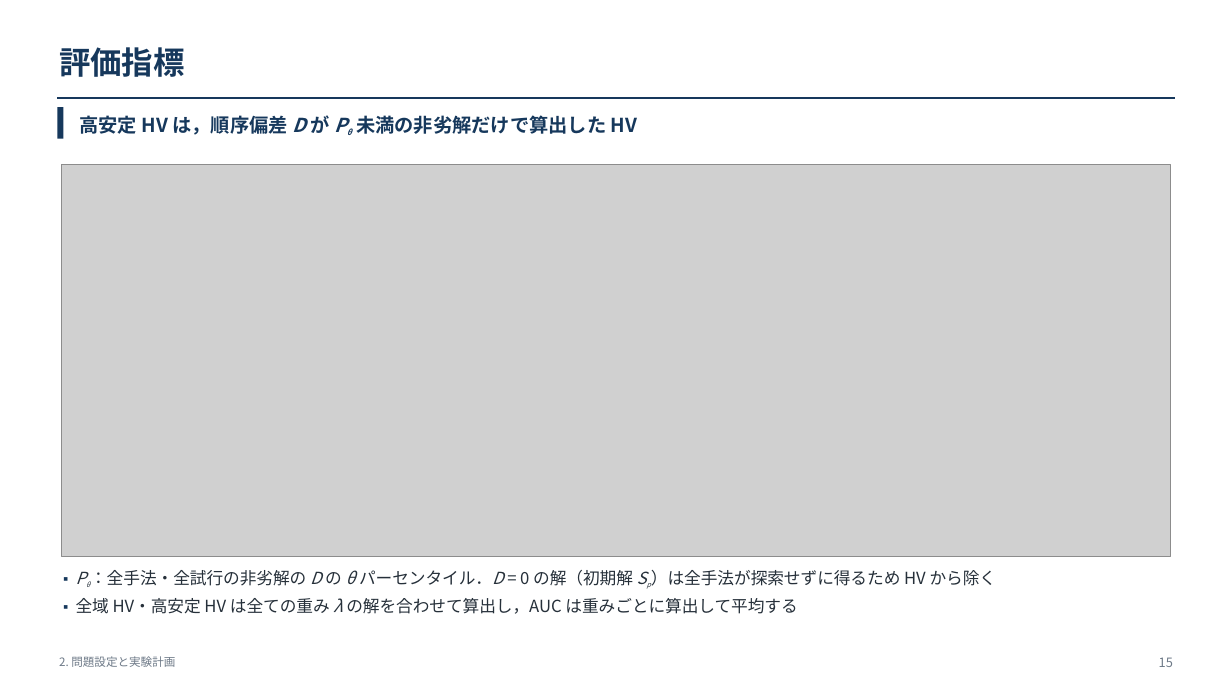
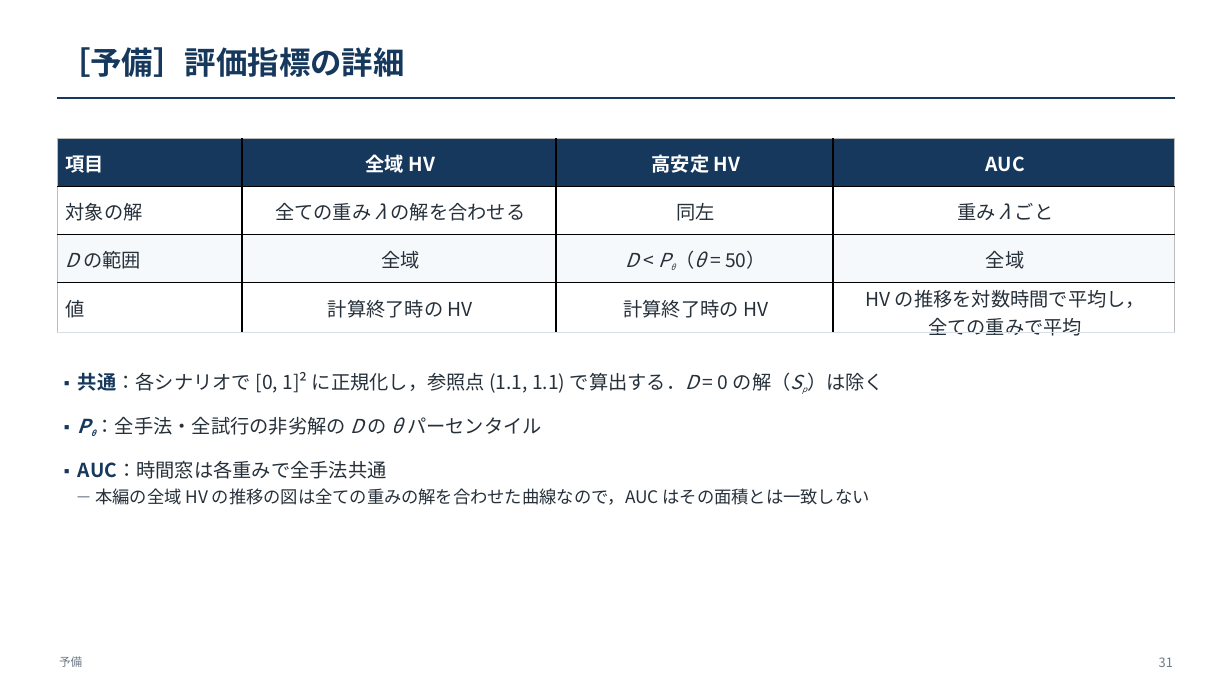
Before and after one commit to kitotakumi/stability_scheduling, a slide deck: slide 31 of doc/presentation_materials/JIMA2026fall_発表.pptx (slide 15 before the commit). Drawn at 1232x693 pixels with LibreOffice and Linux fonts; fonts in the diff are those of the drawing; grey boxes stand for pictures. Boxes give left, top, right and bottom in pixels: in the first picture for what was removed or moved away, otherwise in the second. Text is boxed around its words. In the diff, an @@ line names an element or a change of style, - is before the commit and + after.

```diff
--- a/doc/presentation_materials/JIMA2026fall_発表.pptx
+++ b/doc/presentation_materials/JIMA2026fall_発表.pptx
@@ text at [59,47,405,77]: text changed @@
-評価指標
+［予備］評価指標の詳細
@@ rectangle removed at [57,107,64,139] @@
@@ text removed at [79,115,637,135] @@
-高安定 HV は，順序偏差 D が Pθ 未満の非劣解だけで算出した HV
@@ table added at [57,139,1176,340], 4 rows, 4 columns @@
+項目 | 全域 HV | 高安定 HV | AUC
+対象の解 | 全ての重み λ の解を合わせる | 同左 | 重み λ ごと
+D の範囲 | 全域 | D < Pθ（θ = 50） | 全域
+値 | 計算終了時の HV | 計算終了時の HV | HV の推移を対数時間で平均し， / 全ての重みで平均
@@ picture removed at [62,165,1170,557] @@
@@ text added at [78,372,884,505], 15 pt, text #26303A @@
+▪ 共通：各シナリオで [0, 1]² に正規化し，参照点 (1.1, 1.1) で算出する．D = 0 の解（Sp）は除く
+▪ Pθ：全手法・全試行の非劣解の D の θ パーセンタイル
+▪ AUC：時間窓は各重みで全手法共通
+－ 本編の全域 HV の推移の図は全ての重みの解を合わせた曲線なので，AUC はその面積とは一致しない
@@ text removed at [76,570,997,614] @@
-▪ Pθ：全手法・全試行の非劣解の D の θ パーセンタイル．D = 0 の解（初期解 Sp）は全手法が探索せずに得るため HV から除く
-▪ 全域 HV・高安定 HV は全ての重み λ の解を合わせて算出し，AUC は重みごとに算出して平均する
@@ text at [59,656,82,667]: text changed @@
-2. 問題設定と実験計画
+予備
@@ text at [1159,657,1173,667]: text changed @@
-15
+31
```
Also in this commit, not shown: 27 other slides changed, 3 slides added, 12 other files.
